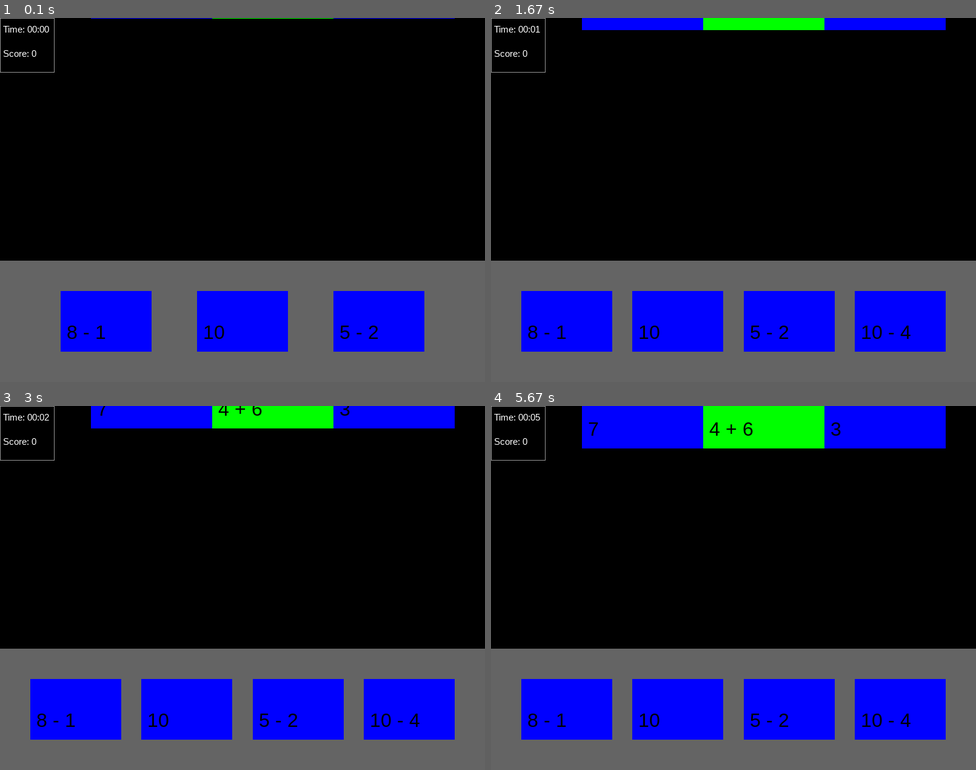
Above: before the commit, frames 1-4 (two rows, left to right).
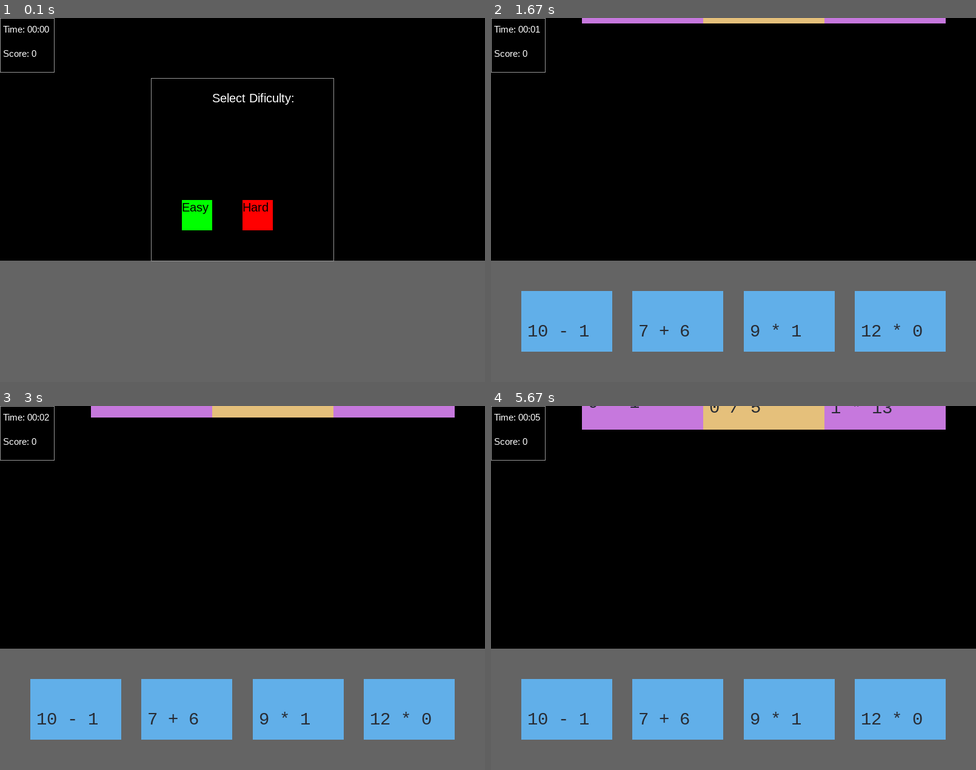
Above: after the commit, the same moments.

Repository: alexmeier2828/SoftwareEngineering
Game: pygame game, started from Prototype/main.py
Same seed, same stepped clock (60 frames per second), same inputs: the game is played once before the commit and once after it.
Inputs (mouse positions are in pixels of both pictures, inside the frame that each line leads up to):
- Up to frame 1 (0.1 s): no input
- Up to frame 2 (1.67 s): press the mouse at (748, 214) at 0.37 s; move the mouse to (665, 250) at 0.47 s; release the mouse at (583, 287) at 0.6 s; press the mouse at (597, 320) at 0.7 s; move the mouse to (617, 196) at 0.8 s; release the mouse at (636, 68) at 0.93 s; tap A at 1 s
- Up to frame 3 (3 s): no input
- Up to frame 4 (5.67 s): no input

The runs differ from the first frame. In frame 1, 11% of the frame differs, in the area x 12-94%, y 0-92%; in frame 2, 15%; in frame 3, 17%; in frame 4, 21%, in the area x 6-94%, y 0-92%.

Commit message:
added hard equations, pretty colors, & font resizing

Diff:
--- a/Prototype/hand.py
+++ b/Prototype/hand.py
@@ -1,5 +1,6 @@
 import pygame
 import copy
+from random import randint
 from util import shuffle
 
 one = [pygame.Rect(300, 450, 150, 100)]
@@ -19,11 +20,13 @@
         self.overflow = False
 
     def add(self, rect):
-        global selected
-        if len(self.pieces) < 7:
+        if len(self.pieces) < 7 and self.selected is None:
+            self.pieces.insert(randint(0, len(self.pieces)), rect)
+        elif len(self.pieces) < 7 and self.selected is not None:
             self.pieces.append(rect)
         else:
             self.extras.append(rect)
+
         if self.selected is None and self.shuffle >= 1:
             shuffle(self.pieces)
             self.shuffle -= 1
--- a/Prototype/main.py
+++ b/Prototype/main.py
@@ -29,8 +29,6 @@
 
 pygame.init()
 
-
-
 screen = pygame.display.set_mode((SCREEN_WIDTH, SCREEN_HEIGHT))
 pygame.display.set_caption(WINDOW_TITLE) #sets window title.
 screen_rect = screen.get_rect()
@@ -59,6 +57,7 @@
     global game_finished
     global startTime
     global scoreKeeper
+    hard = False
 
     playfield = PlayField()
     hand = Hand()
@@ -66,10 +65,13 @@
 
     clock = pygame.time.Clock()
     is_running = True
-    show_menu = False
+    show_menu = True
 
     while is_running:
-        playfield.advance(hand)
+        if not show_menu:
+            playfield.advance(hand, hard)
+            clock.tick(25)
+
         #event handling
         for event in pygame.event.get():
             if event.type == pygame.QUIT:
@@ -90,8 +92,10 @@
 
                     #catch event for dificulty selection
                     if show_menu and Menu.easy.rect.collidepoint(event.pos):
+                        hard = False
                         show_menu = False
                     if show_menu and Menu.hard.rect.collidepoint(event.pos):
+                        hard = True
                         show_menu = False
 
                     #catch event for GameOverScreen
@@ -161,7 +165,6 @@
                 Menu.draw(screen)
         pygame.display.update()
 
-        clock.tick(25)
 
     pygame.quit()
 
--- a/Prototype/playfield.py
+++ b/Prototype/playfield.py
@@ -1,5 +1,5 @@
 import pygame
-from rectangle import new_easy_rectangle_pair
+from rectangle import new_rectangle_pair
 from random import randint
 
 HAND_REC = pygame.Rect(100, 100, 100, 100)
@@ -12,7 +12,7 @@
 class PlayField:
     def __init__(self):
         self.progress = 0
-        self.speed = .5
+        self.speed = .3
         self.c1 = []
         self.c2 = []
         self.c3 = []
@@ -47,7 +47,7 @@
     def buckets(self):
         return self.c1 + self.c2 + self.c3
 
-    def advance(self, hand):
+    def advance(self, hand, hard):
         self.progress += self.speed
         while self.progress > 1:
             self.progress -= 1
@@ -58,35 +58,35 @@
             for b in self.c3:
                 b.rect.y += 1
 
-        hand.shuffle += .01
+        hand.shuffle += .0001
 
         if len(self.c1) < 1:
-            h = 100
-            b, p = new_easy_rectangle_pair(pygame.Rect(COL_1_X, -h, COL_WIDTH, h), HAND_REC)
+            h = randint(75, 125)
+            b, p = new_rectangle_pair(hard, pygame.Rect(COL_1_X, -h, COL_WIDTH, h), HAND_REC)
             self.c1.append(b)
             hand.add(p)
         if self.c1[0].rect.y > 0.0:
-            h = 100
-            b, p = new_easy_rectangle_pair(pygame.Rect(COL_1_X, self.c1[0].rect.y - h, COL_WIDTH, h), HAND_REC)
+            h = randint(75, 125)
+            b, p = new_rectangle_pair(hard, pygame.Rect(COL_1_X, self.c1[0].rect.y - h, COL_WIDTH, h), HAND_REC)
             self.c1.insert(0, b)
             hand.add(p)
         if len(self.c2) < 1:
-            h = 100
-            b, p = new_easy_rectangle_pair(pygame.Rect(COL_2_X, -h, COL_WIDTH, h), HAND_REC)
+            h = randint(75, 125)
+            b, p = new_rectangle_pair(hard, pygame.Rect(COL_2_X, -h, COL_WIDTH, h), HAND_REC)
             self.c2.append(b)
             hand.add(p)
         if self.c2[0].rect.y > 0.0:
-            h = 100
-            b, p = new_easy_rectangle_pair(pygame.Rect(COL_2_X, self.c2[0].rect.y - h, COL_WIDTH, h), HAND_REC)
+            h = randint(75, 125)
+            b, p = new_rectangle_pair(hard, pygame.Rect(COL_2_X, self.c2[0].rect.y - h, COL_WIDTH, h), HAND_REC)
             self.c2.insert(0, b)
             hand.add(p)
         if len(self.c3) < 1:
-            h = 100
-            b, p = new_easy_rectangle_pair(pygame.Rect(COL_3_X, -h, COL_WIDTH, h), HAND_REC)
+            h = randint(75, 125)
+            b, p = new_rectangle_pair(hard, pygame.Rect(COL_3_X, -h, COL_WIDTH, h), HAND_REC)
             self.c3.append(b)
             hand.add(p)
         if self.c3[0].rect.y > 0.0:
-            h = 100
-            b, p = new_easy_rectangle_pair(pygame.Rect(COL_3_X, self.c3[0].rect.y - h, COL_WIDTH, h), HAND_REC)
+            h = randint(75, 125)
+            b, p = new_rectangle_pair(hard, pygame.Rect(COL_3_X, self.c3[0].rect.y - h, COL_WIDTH, h), HAND_REC)
             self.c3.insert(0, b)
             hand.add(p)
--- a/Prototype/rectangle.py
+++ b/Prototype/rectangle.py
@@ -3,29 +3,51 @@
 from random import randint
 from datetime import datetime
 
-BLACK = (  0,   0,   0)
-WHITE = (255, 255, 255)
-RED   = (255,   0,   0)
-GREEN = (  0, 255,   0)
-BLUE  = (  0,   0, 255)
+BLACK = (40, 44, 52)
+WHITE = (171, 178, 191)
 
-colors = [RED, GREEN, BLUE]
+PURPLE = (198, 120, 221)
+GREEN  = (152, 195, 121)
+ORANGE = (209, 154, 102)
+BLUE   = ( 97, 175, 233)
+RED    = (224, 108, 117)
+GOLD   = (229, 192, 123)
+
+colors = [RED, GREEN, ORANGE, GOLD, PURPLE]
 
 seed(datetime.now())
 
 easy_equations = {}
-easy_equations[0] = ["3 - 3", "0"]
+easy_equations[0] = ["0", "3 - 3", "1 - 1"]
 easy_equations[1] = ["1", "0 + 1", "3 - 2", "5 - 4"]
 easy_equations[2] = ["2", "1 + 1", "2 + 0", "3 - 1", "5 - 3"]
-easy_equations[3] = ["3", "2 + 1", "1 + 2", "1 + 1 + 1", "5 - 2", "7 - 4"]
-easy_equations[4] = ["4", "2 + 2", "3 + 1", "5 - 1", "7 - 3", "2 + 1 + 1"]
-easy_equations[5] = ["5", "2 + 3", "4 + 1", "6 - 1", "8 - 3", "2 + 2 +1"]
+easy_equations[3] = ["3", "2 + 1", "1 + 2", "1 + 1", "5 - 2", "7 - 4"]
+easy_equations[4] = ["4", "2 + 2", "3 + 1", "5 - 1", "7 - 3"]
+easy_equations[5] = ["5", "2 + 3", "4 + 1", "6 - 1", "8 - 3"]
 easy_equations[6] = ["6", "3 + 3", "4 + 2", "5 + 1", "8 - 2", "10 - 4"]
 easy_equations[7] = ["7", "4 + 3", "5 + 2", "6 + 1", "8 - 1", "14 - 7"]
 easy_equations[8] = ["8", "4 + 4", "3 + 5", "6 + 2", "1 + 7", "10 - 2", "11 - 3"]
 easy_equations[9] = ["9", "4 + 5", "3 + 6", "7 + 2", "10 - 1", "12 - 3"]
 easy_equations[10] = ["10", "5 + 5", "4 + 6", "7 + 3", "15 - 5", "12 - 2"]
+easy_equations[11] = ["11", "5 + 6", "4 + 7", "10 + 1", "15 - 4", "8 + 3"]
+easy_equations[12] = ["12", "5 + 7", "10 + 2", "8 + 4", "14 - 2", "1 + 11", "13 - 1"]
+easy_equations[13] = ["13", "8 + 5", "10 + 3", "7 + 6", "15 - 2"]
 
+hard_equations = {}
+hard_equations[0] = ["0", "0 / 5", "12 * 0", "6 - 6"]
+hard_equations[1] = ["1", "13 / 13", "5 / 5", "4 - 3", "1 * 1"]
+hard_equations[2] = ["2", "2 * 1", "8 / 4", "4 / 2", "8 - 6"]
+hard_equations[3] = ["3", "3 * 1", "9 / 3", "12 / 4", "2 + 1", "15 / 5"]
+hard_equations[4] = ["4", "2 * 2", "4 * 1", "12 / 3", "8 / 2", "10 - 6"]
+hard_equations[5] = ["5", "5 * 1", "10 / 2", "15 / 3", "10 - 5"]
+hard_equations[6] = ["6", "3 * 2", "2 * 3", "1 * 6", "12 / 2", "10 - 4"]
+hard_equations[7] = ["7", "1 * 7", "14 / 2", "10 - 3", "5 + 2"]
+hard_equations[8] = ["8", "2 * 4", "16 / 2", "10 - 2"]
+hard_equations[9] = ["9", "3 * 3", "9 * 1", "10 - 1", "5 + 4"]
+hard_equations[10] = ["10", "5 * 2", "20 / 2", "5 + 5", "15 - 5", "2 * 5"]
+hard_equations[11] = ["11", "1 * 11", "5 + 6", "4 + 7", "10 + 1", "15 - 4", "8 + 3"]
+hard_equations[12] = ["12", "2 * 6", "3 * 4", "4 * 3", "1 * 12", "10 + 2"]
+hard_equations[13] = ["13", "1 * 13", "13 * 1", "10 + 3", "7 + 6", "15 - 2"]
 
 class EquationRect:
     def __init__(self, pygame_rect, color, equation, value, grabbable):
@@ -36,14 +58,29 @@
         self.grabbable = grabbable
 
     def draw_on(self, screen):
-        font = pygame.font.SysFont('Arial', 32)
+        if self.rect.width > 110:
+            font = pygame.font.SysFont('Ubuntu Mono', 32)
+        else:
+            font = pygame.font.SysFont('Ubuntu Mono', 24)
         pygame.draw.rect(screen, self.color, self.rect)
         screen.blit(font.render(self.equation, True, BLACK), (self.rect.x + 10, self.rect.y + self.rect.height * 0.5) )
 
+def new_rectangle_pair(hard, r1, r2):
+    if hard:
+        return new_hard_rectangle_pair(r1, r2)
+    else:
+        return new_easy_rectangle_pair(r1, r2)
 
 def new_easy_rectangle_pair(r1, r2):
-    val = randint(0, 10)
-    color = randint(0, 2)
+    val = randint(0, 13)
+    color = randint(0, 4)
     bucket = EquationRect(r1, colors[color], easy_equations[val][randint(0, len(easy_equations[val]) - 1)], val, False)
     rect = EquationRect(r2, BLUE, easy_equations[val][randint(0, len(easy_equations[val]) - 1)], val, True)
     return (bucket, rect)
+
+def new_hard_rectangle_pair(r1, r2):
+    val = randint(0, 13)
+    color = randint(0, 4)
+    bucket = EquationRect(r1, colors[color], hard_equations[val][randint(0, len(hard_equations[val]) - 1)], val, False)
+    rect = EquationRect(r2, BLUE, hard_equations[val][randint(0, len(hard_equations[val]) - 1)], val, True)
+    return (bucket, rect)
--- a/Prototype/scoreKeeper.py
+++ b/Prototype/scoreKeeper.py
@@ -8,7 +8,6 @@
     def increment(self, size):
         self.score += size * (self.combo + 1)
         self.combo += 1
-        print(str(self.combo))
 
     #resets the combo counter
     def endCombo(self):
